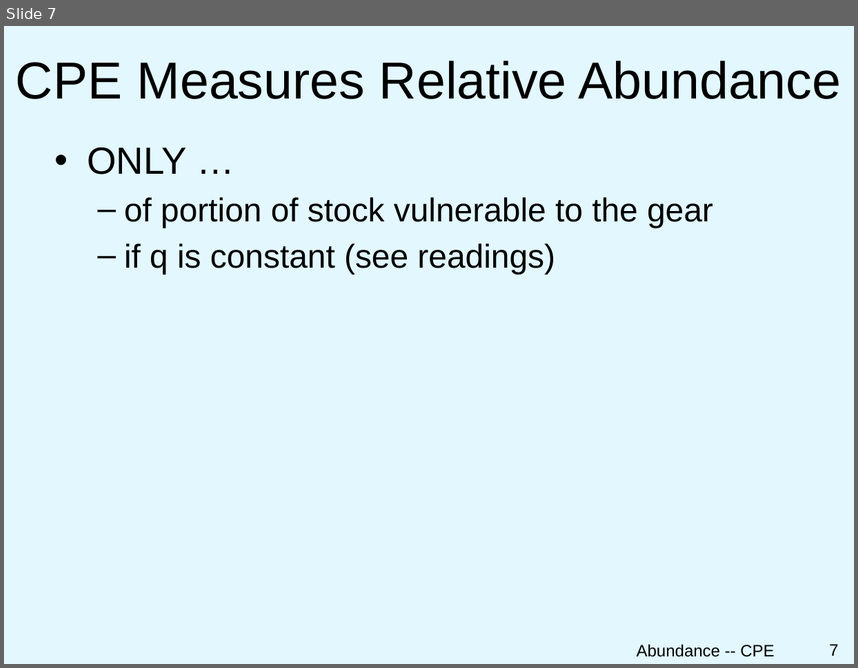
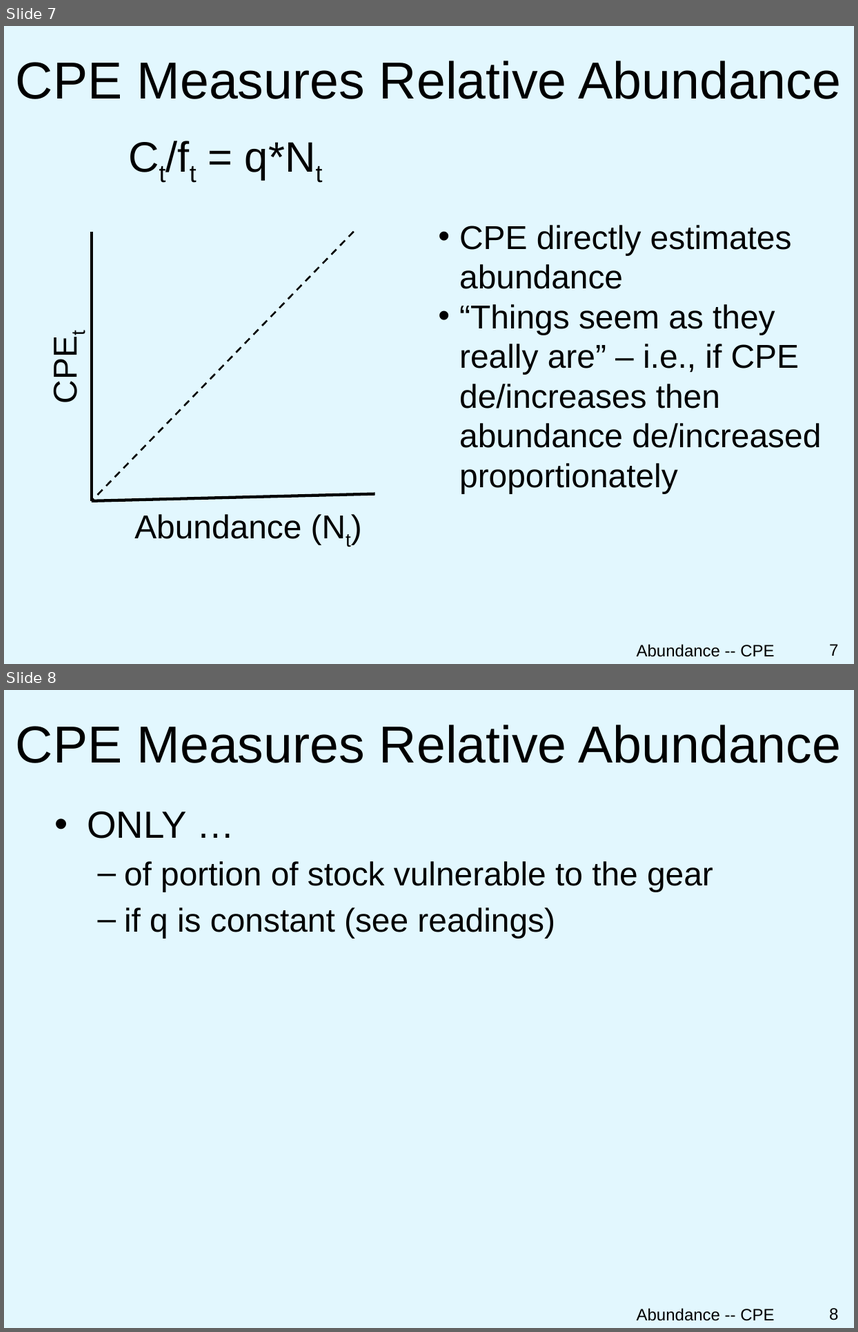
Before and after one commit to droglenc/NCNRS349, a slide deck: modules/PPT/CPUE.pptx. Shown one above the other, each under a label of ours: slide 7 before the commit, slides 7 and 8 after it. The pictures are 858x668 and 858x1332 pixels, drawn with LibreOffice and Linux fonts; fonts in the diff are those of the drawing; background and template pictures are left out. Boxes give left, top, right and bottom in pixels: in the first picture for what was removed or moved away, otherwise in the second. Text is boxed around its words. In the diff, an @@ line names an element or a change of style, - is before the commit and + after.

```diff
--- a/modules/PPT/CPUE.pptx
+++ b/modules/PPT/CPUE.pptx
@@ slide 7 added at box(4, 26, 854, 664), background picture (left out) @@
@@ title added at box(16, 60, 841, 99), 44 pt, text #000000 @@
+CPE Measures Relative Abundance
@@ text added at box(245, 142, 316, 180), 36 pt, text #000000 @@
+    Ct/ft = q*Nt
@@ text added at box(459, 225, 821, 493), 28 pt, text #000000 @@
+• CPE directly estimates abundance
+• “Things seem as they really are” – i.e., if CPE de/increases then abundance de/increased proportionately
@@ group added at box(39, 232, 375, 539): 3 lines, 2 texts @@
+Abundance (Nt)
+CPEt
@@ text added at box(637, 644, 774, 657), 14 pt, text #000000 @@
+Abundance -- CPE
@@ page number added at box(829, 644, 838, 655), 14 pt, text #000000 @@
+7
@@ what was slide 7 is now slide 8 @@
@@ page number at box(829, 1308, 838, 1320): text changed @@
-7
+8
```
Also in this commit, not shown: 1 slide changed, 2 other slides added, 1 slide removed, 1 other file.
